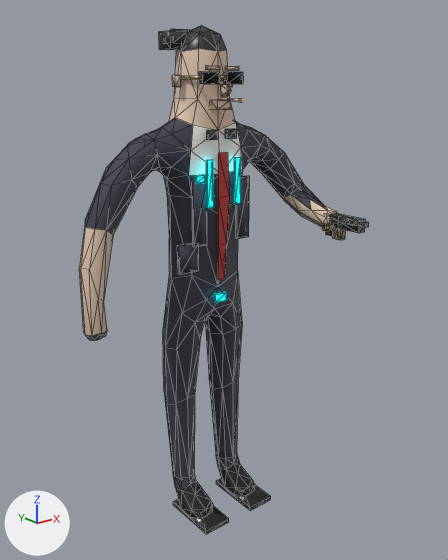
A saved change to the glTF model client/characters/oyabaun_player.glb.
Camera for both pictures: a camera (50 mm lens) standing at (-1.33, -1.784, 1.628) and looking at (-0.037, -0.168, 0.981). The lights are fixed; the arrows at lower left show +X, +Y and +Z. The picture after the commit comes second. Mesh edges are drawn as thin lines.

The older version as bpy lines, for what is in view:
```python
mat_boss_skin = principled_material('Boss_Skin')
mat_boss_skin.base_color = (0.72, 0.55, 0.42)  # beige #ddc4ad
mat_boss_skin.roughness = 0.85
mat_boss_suit = principled_material('Boss_Suit')
mat_boss_suit.base_color = (0.04, 0.04, 0.06)  # dark grey #383845
mat_boss_suit.roughness = 0.65
mat_boss_tie = principled_material('Boss_Tie')
mat_boss_tie.base_color = (0.5, 0.02, 0.02)  # red #bc2727
mat_boss_tie.roughness = 0.45
me_bosscharacter = bpy.data.meshes.new('BossCharacter')
me_bosscharacter.from_pydata(...)  # 619 vertices, 1080 faces; spans x -0.52..0.42, y -0.48..0.11, z 0.0..1.82
me_bosscharacter.materials.append(mat_boss_neon)  # cyan #00e7ff, glowing cyan #00e7ff
me_bosscharacter.materials.append(mat_boss_suit)  # dark grey #383845
me_bosscharacter.materials.append(mat_boss_skin)  # beige #ddc4ad
me_bosscharacter.materials.append(mat_boss_hair)  # black #272727
me_bosscharacter.materials.append(mat_boss_shoe)  # black #272727
me_bosscharacter.materials.append(mat_boss_shirt)  # white #f3efe7
me_bosscharacter.materials.append(mat_boss_glasses)  # black #191919
me_bosscharacter.materials.append(mat_boss_frames)  # yellow #cbbc7c
me_bosscharacter.materials.append(mat_boss_tie)  # red #bc2727
me_bosscharacter.materials.append(mat_boss_gun)  # dark grey #454545
me_bosscharacter.materials.append(mat_boss_gungrip)  # beige #a0906c
me_bosscharacter.materials.append(mat_boss_cigarette)  # light grey #e1ddd7
me_bosscharacter.materials.append(mat_boss_cigarettetip)  # orange #f3aa59, glowing orange #ffb25e
ob_bosscharacter = bpy.data.objects.new('BossCharacter', me_bosscharacter)
ob_bosscharacter.location = (0.0, 0.0, 0.0)
```
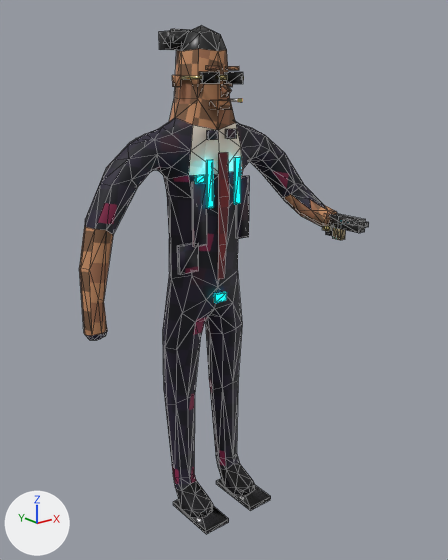
Commit message: Embed dithered arcade albedos in character GLBs

Where the change shows, as pixel boxes [x1, y1, x2, y2] in the pictures (448 x 560 px):
'BossCharacter', surface changed
    both: [79, 28, 339, 530]

What changed in the scene script:
```text
Add img_arcadeboss_tie:
    img_arcadeboss_tie = load_image('ArcadeBoss_Tie', '_unpacked/ArcadeBoss_Tie', 32, 32, 'sRGB')
Add img_arcadeboss_skin:
    img_arcadeboss_skin = load_image('ArcadeBoss_Skin', '_unpacked/ArcadeBoss_Skin', 48, 48, 'sRGB')
Add img_arcadeboss_suit:
    img_arcadeboss_suit = load_image('ArcadeBoss_Suit', '_unpacked/ArcadeBoss_Suit', 48, 48, 'sRGB')
Change mat_boss_suit:
    remove mat_boss_suit.base_color = (0.04, 0.04, 0.06)  # dark grey #383845
    add mat_boss_suit.texture = img_arcadeboss_suit
Change mat_boss_skin:
    remove mat_boss_skin.base_color = (0.72, 0.55, 0.42)  # beige #ddc4ad
    add mat_boss_skin.texture = img_arcadeboss_skin
Change mat_boss_tie:
    remove mat_boss_tie.base_color = (0.5, 0.02, 0.02)  # red #bc2727
    add mat_boss_tie.texture = img_arcadeboss_tie
```
